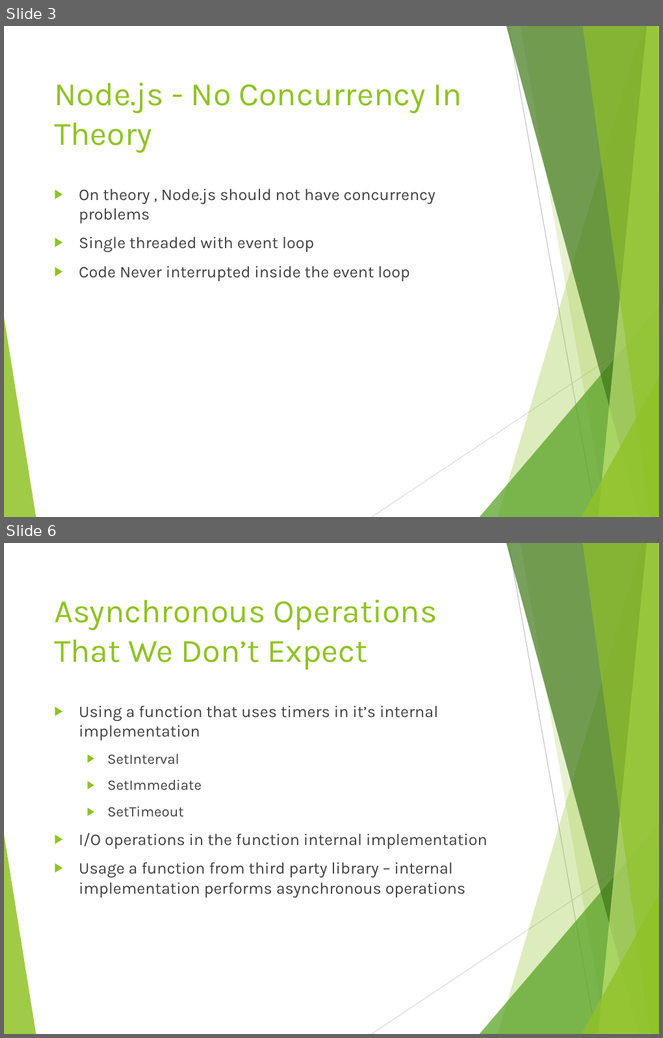
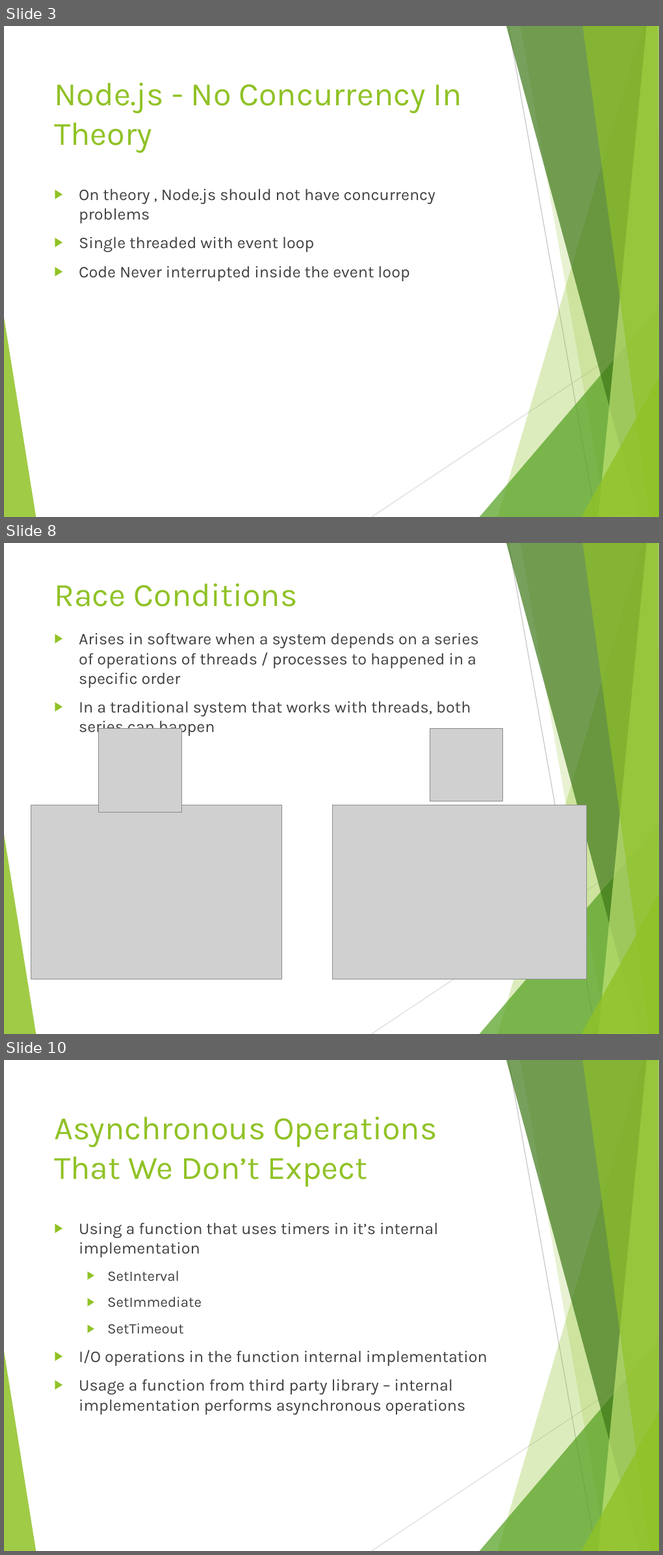
Before and after one commit to tamarstern/MyNodeJSCourse, a slide deck: day2/real_life_concurrency_problems/nodejs_real_life_concurrency_problems.pptx. Shown one above the other, each under a label of ours: slides 3 and 6 before the commit, slides 3, 8 and 10 after it; the slides between them are not shown. The pictures are 663x1038 and 663x1555 pixels, drawn with LibreOffice and Linux fonts; fonts in the diff are those of the drawing; grey boxes stand for pictures. Boxes give left, top, right and bottom in pixels: in the first picture for what was removed or moved away, otherwise in the second. Text is boxed around its words. In the diff, an @@ line names an element or a change of style, - is before the commit and + after.

```diff
--- a/day2/real_life_concurrency_problems/nodejs_real_life_concurrency_problems.pptx
+++ b/day2/real_life_concurrency_problems/nodejs_real_life_concurrency_problems.pptx
@@ slide 8 added at bbox=[4, 543, 659, 1034], background #FFFFFF; not listed: 10 template elements that a slide beside it also shows @@
@@ title added at bbox=[54, 583, 298, 607], 36 pt, text #90C226 @@
+Race Conditions
@@ text added at bbox=[79, 633, 479, 737], 18 pt, text #404040 @@
+▶ Arises in software when a system depends on a series of operations of threads / processes to happened in a specific order
+▶ In a traditional system that works with threads, both series can happen
@@ picture added at bbox=[98, 728, 182, 812] @@
@@ picture added at bbox=[430, 728, 503, 801] @@
@@ picture added at bbox=[31, 805, 282, 980] @@
@@ picture added at bbox=[333, 805, 587, 980] @@
@@ what was slide 6 is now slide 10 @@
```
Also in this commit, not shown: 9 slides changed, 4 other slides added, 7 other files.
